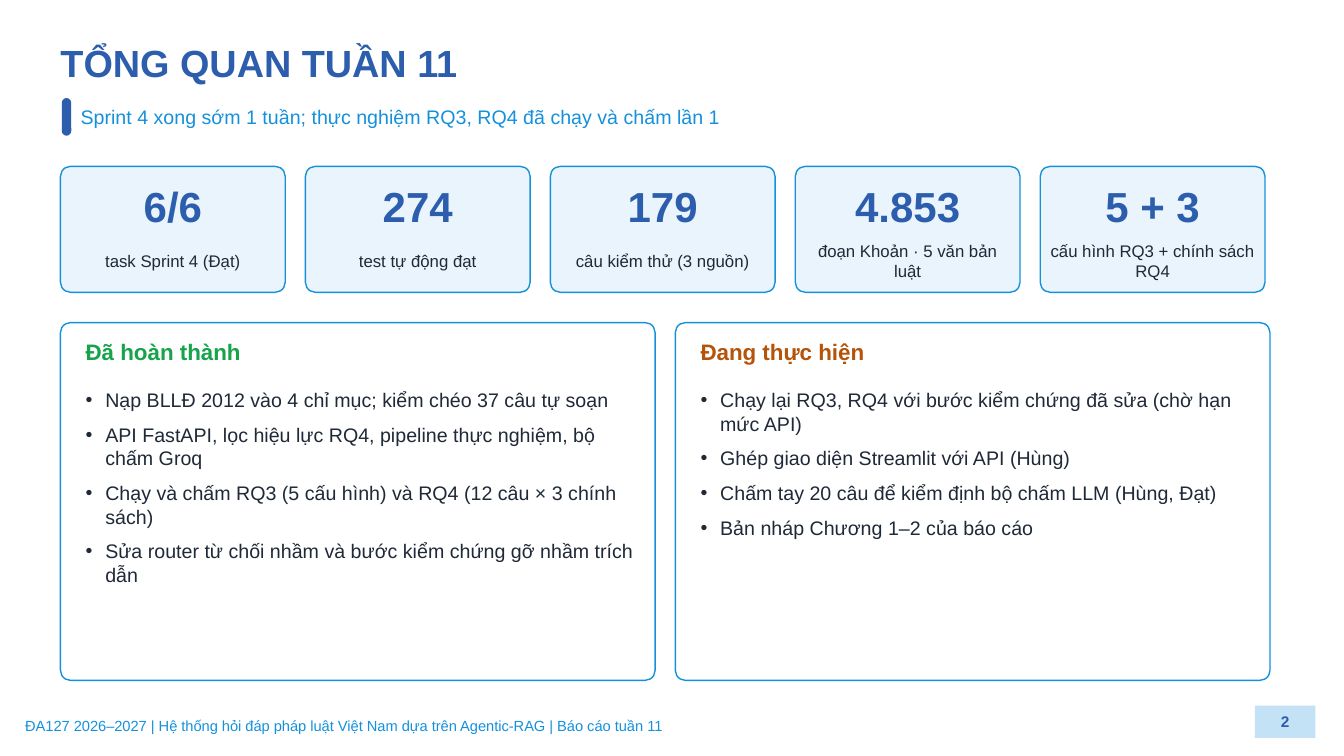
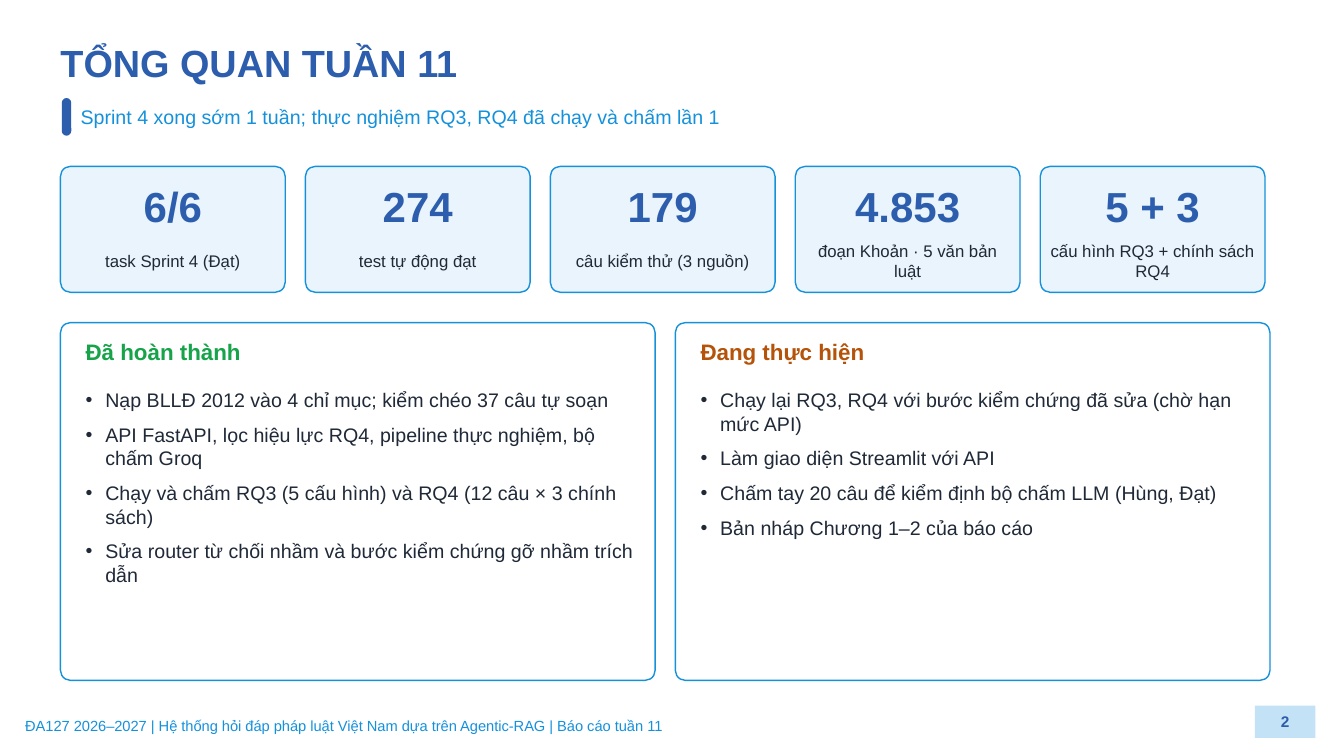
Before and after one commit to thedestoroyah/vn-legal-qa, a slide deck: slide 2 of docs/managements/Week 26.10-01.11/Slide báo cáo tuần 11 - ĐA127.pptx. Drawn at 1344x756 pixels with LibreOffice and Linux fonts; fonts in the diff are those of the drawing; background and template pictures are left out. Boxes give left, top, right and bottom in pixels: in the first picture for what was removed or moved away, otherwise in the second. Text is boxed around its words. In the diff, an @@ line names an element or a change of style, - is before the commit and + after.

```diff
--- a/docs/managements/Week 26.10-01.11/Slide báo cáo tuần 11 - ĐA127.pptx
+++ b/docs/managements/Week 26.10-01.11/Slide báo cáo tuần 11 - ĐA127.pptx
@@ text at (720, 450, 995, 469): text changed @@
-• Ghép giao diện Streamlit với API (Hùng)
+• Làm giao diện Streamlit với API
```
Also in this commit, not shown: 3 other slides changed, 1 other file.
